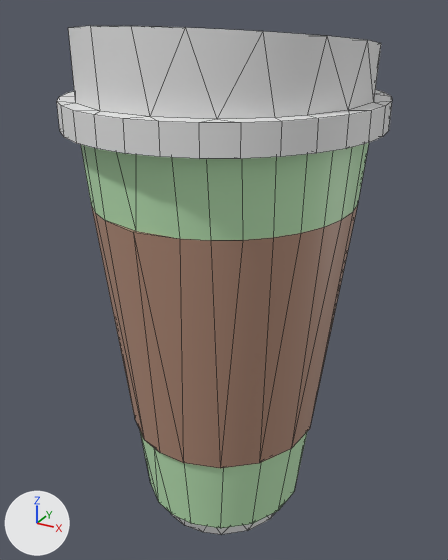
The FBX model FL24VXR_Shylo/Assets/MaverickCafe/3DModels/CoffeeCup.fbx, before and after one commit.
Both versions are drawn from a 50 mm lens placed at (0.137, 9.754, 1.125), pointed at (0.006, 9.991, 1.007). The lights are fixed; the arrows at lower left show +X, +Y and +Z. Mesh edges are drawn as thin lines. Where no turn or scale is listed for an object, it has been applied to the vertices.

Script lines for the objects in view, before the commit:
```python
me_cylinder_001 = bpy.data.meshes.new('Cylinder.001')
me_cylinder_001.from_pydata(...)  # 370 vertices, 465 faces; spans x -0.068..0.067, y -0.069..0.071, z -0.141..0.093
# faces by material slot: [119, 285, 1, 60]
me_cylinder_001.materials.append(mat_main)  # green #bde7b7
me_cylinder_001.materials.append(mat_lid)  # white #e7e7e7
me_cylinder_001.materials.append(mat_coffee)  # dark red #481712
me_cylinder_001.materials.append(mat_cupwrap)  # beige #b48d79
ob_coffeecup = bpy.data.objects.new('CoffeeCup', me_cylinder_001)
ob_coffeecup.location = (0.0083, 9.9883, 1.0269)
```
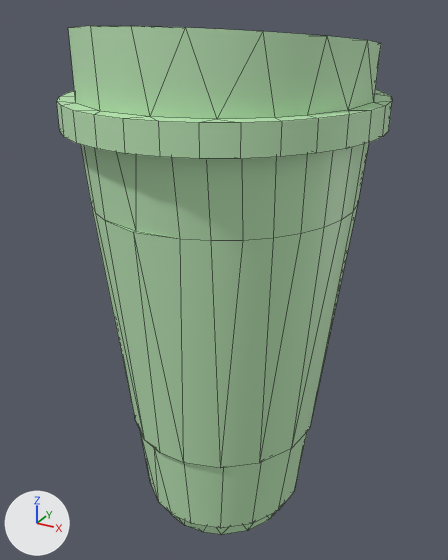
Location of each change, (x1, y1, x2, y2) in pixels of the pictures (448 x 560 px):
part 1 of me_cylinder_001, recoloured (white to green): (57, 26, 392, 534) in both
part 2 of me_cylinder_001, recoloured: (91, 205, 358, 468) in both

Diff of the bpy script that builds the scene:
```diff
--- a/FL24VXR_Shylo/Assets/MaverickCafe/3DModels/CoffeeCup.fbx.py
+++ b/FL24VXR_Shylo/Assets/MaverickCafe/3DModels/CoffeeCup.fbx.py
@@ me_cylinder_001 @@
 me_cylinder_001.from_pydata(...)  # 370 vertices, 465 faces; spans x -0.068..0.067, y -0.069..0.071, z -0.141..0.093
 # used by ob_coffeecup; location = (0.0083, 9.9883, 1.0269)
-me_cylinder_001.materials.append(mat_coffee)  # dark red #481712
+# me_cylinder_001 part 1: all 285 faces that had it switch from mat_lid (white #e7e7e7) to mat_main (green #bde7b7)
+# me_cylinder_001 part 2: all 60 faces that had it switch from mat_cupwrap (beige #b48d79) to mat_main (green #bde7b7)
```
